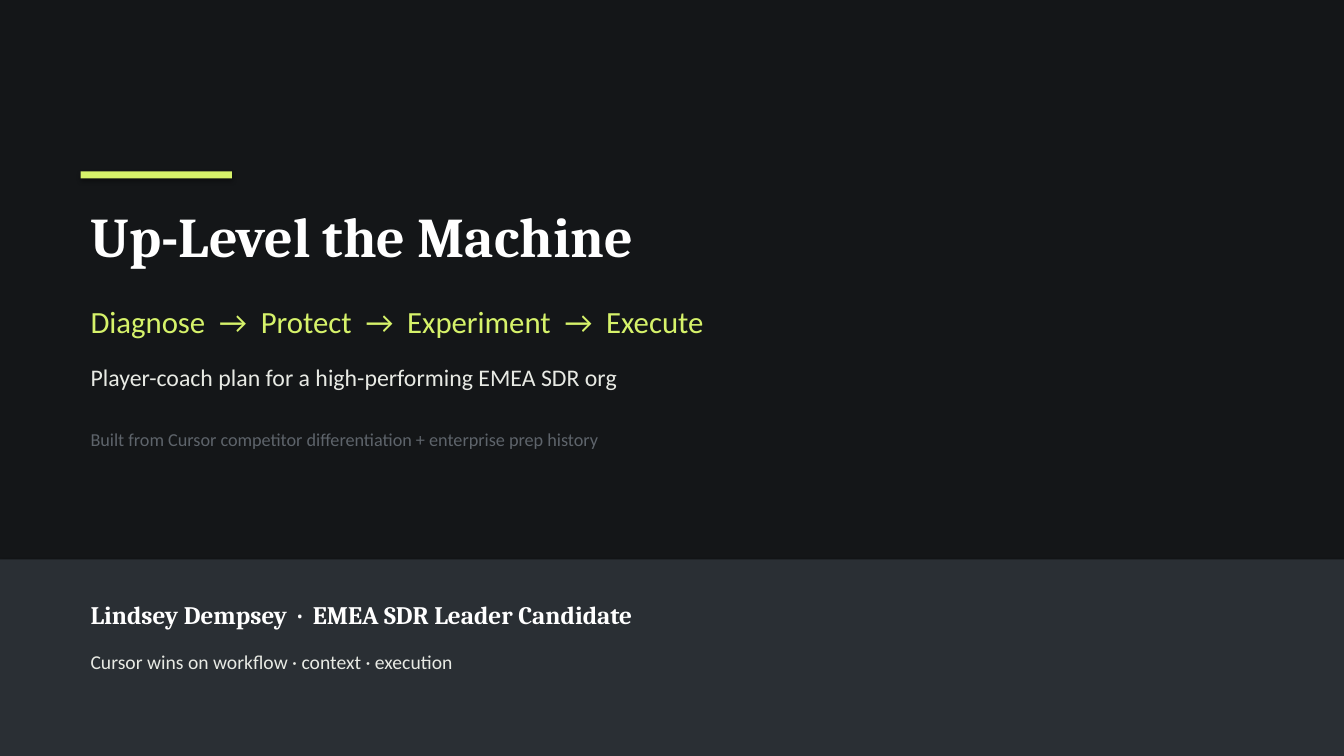
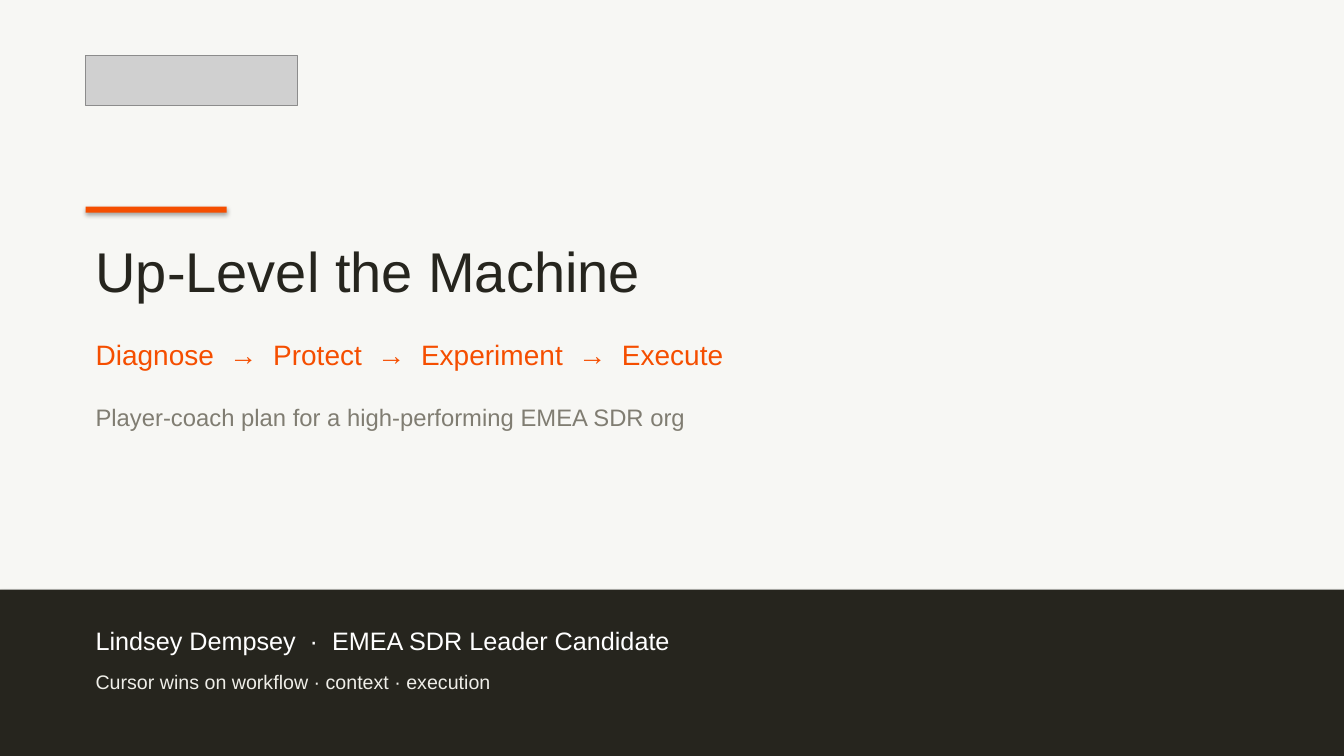
Before and after one commit to dempseli01-stack/lindsey, a slide deck: slide 1 of Lindsey_Presentation.pptx. Drawn at 1344x756 pixels with LibreOffice and Linux fonts; fonts in the diff are those of the drawing; grey boxes stand for pictures. Boxes give left, top, right and bottom in pixels: in the first picture for what was removed or moved away, otherwise in the second. Text is boxed around its words. In the diff, an @@ line names an element or a change of style, - is before the commit and + after.

```diff
--- a/Lindsey_Presentation.pptx
+++ b/Lindsey_Presentation.pptx
@@ rectangle at [0, 0, 1344, 756]: fill #141618 to #F7F7F4 @@
@@ picture added at [86, 55, 297, 106] @@
@@ rectangle: place and size @@
-rectangle at [81, 171, 232, 178]
+rectangle at [86, 207, 227, 213]
@@ rectangle at [86, 207, 227, 213]: fill #D6F26A to #F54E00 @@
@@ text "Up-Level the Machine": place and size @@
-text "Up-Level the Machine" at [91, 218, 633, 269]
+text "Up-Level the Machine" at [96, 251, 640, 302]
@@ text "Up-Level the Machine" at [96, 251, 640, 302]: font Cambria to Arial, text colour #FFFFFF to #26251E, bold off @@
@@ text "Diagnose → Protect → Experiment ...": place and size @@
-text "Diagnose → Protect → Experiment ..." at [91, 312, 703, 339]
+text "Diagnose → Protect → Experiment ..." at [96, 344, 723, 370]
@@ text "Diagnose → Protect → Experiment ..." at [96, 344, 723, 370]: size 22 to 20 pt, font Calibri to Arial, text colour #D6F26A to #F54E00 @@
@@ text "Player-coach plan for a high-performing ...": place and size @@
-text "Player-coach plan for a high-performing ..." at [91, 369, 617, 390]
+text "Player-coach plan for a high-performing ..." at [96, 409, 684, 431]
@@ text "Player-coach plan for a high-performing ..." at [96, 409, 684, 431]: font Calibri to Arial, text colour #E8EAE4 to #807D72 @@
@@ text removed at [91, 433, 598, 449] @@
-Built from Cursor competitor differentiation + enterprise prep history
@@ rectangle: place and size @@
-rectangle at [0, 560, 1344, 756]
+rectangle at [0, 590, 1344, 756]
@@ rectangle at [0, 590, 1344, 756]: fill #2A2F34 to #26251E @@
@@ text "Lindsey Dempsey · EMEA SDR ...": place and size @@
-text "Lindsey Dempsey · EMEA SDR ..." at [91, 606, 632, 630]
+text "Lindsey Dempsey · EMEA SDR ..." at [96, 631, 670, 655]
@@ text "Lindsey Dempsey · EMEA SDR ..." at [96, 631, 670, 655]: font Cambria to Arial, bold off @@
@@ text "Cursor wins on workflow · ...": place and size @@
-text "Cursor wins on workflow · ..." at [91, 655, 452, 669]
+text "Cursor wins on workflow · ..." at [96, 674, 490, 689]
@@ text "Cursor wins on workflow · ..." at [96, 674, 490, 689]: font Calibri to Arial, text colour #E8EAE4 to #EFEEE8 @@
```
Also in this commit, not shown: 21 other slides changed, 5 other files.
